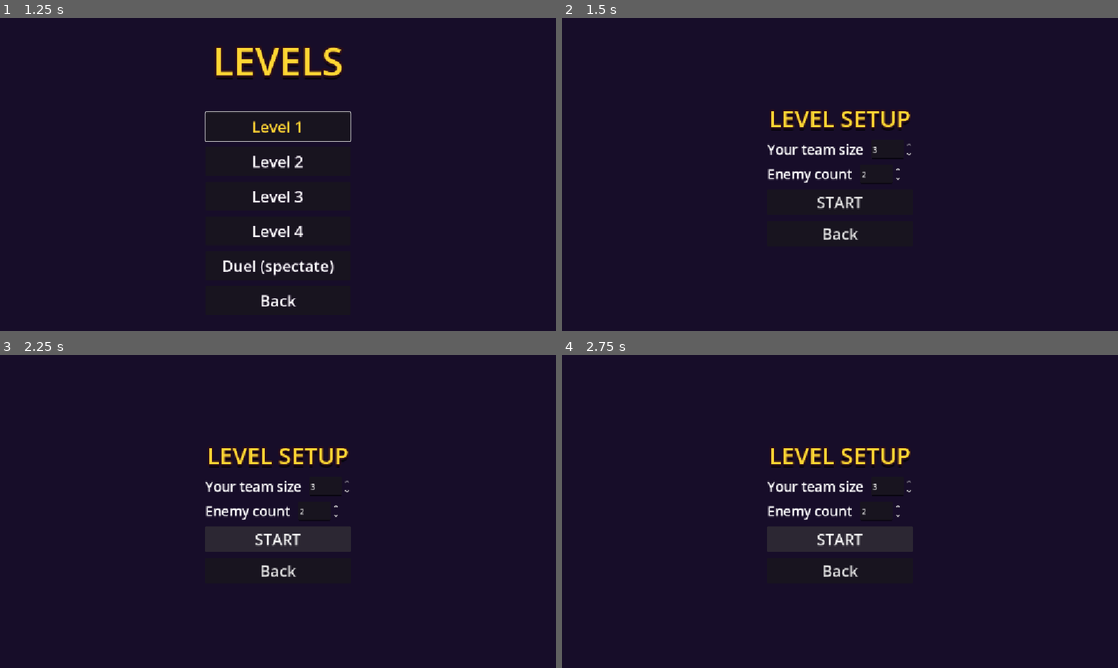
Above: before the commit, frames 1-4 (two rows, left to right).
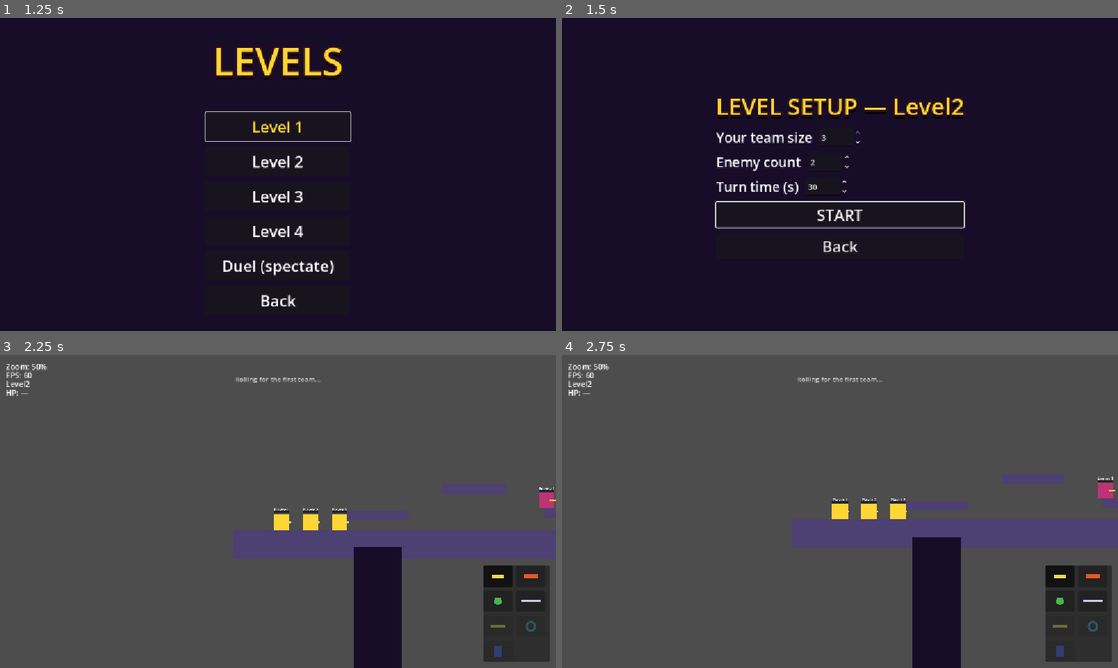
Above: after the commit, the same moments.

Repository: SDVGames-Studio/forms
Game: Godot game, scene res://Main.tscn
The game is run twice, just before and just after one commit, with the same random seed, the same clock (stepped at 60 frames per second) and the same inputs.
Inputs:
- Up to frame 1 (1.25 s): click "New game" at 0.5 s
- Up to frame 2 (1.5 s): click "Level 2" at 1.25 s
- Up to frame 3 (2.25 s): click "START" at 2 s
- Up to frame 4 (2.75 s): no input

Frame 1 is identical in both runs. In frame 2, 4.4% of the frame differs, in the area x 27-73%, y 25-76%; in frame 3, 95%, in the area x 0-100%, y 0-100%; in frame 4, 95%.
Error before the commit: Invalid access to property or key 'value_changed' on a base object of type 'null instance'. (res://LevelConfigMenu.gd:20)

Commit message:
fix(config): add missing TurnTimeSpinBox to level config menu (#200)
PR #192 added the turn-time setting to LevelConfigMenu.gd, but the
scene never got the TurnTimeSpinBox node: %TurnTimeSpinBox resolved
to null, _ready crashed before connecting the Start button, and
pressing Start did nothing — levels could not be opened. Adds the
row (5..120 s, default 30) so the menu loads and Start works again.

Diff:
--- a/LevelConfigMenu.tscn
+++ b/LevelConfigMenu.tscn
@@ -73,6 +73,23 @@
 max_value = 3.0
 value = 2.0
 
+[node name="TurnTimeRow" type="HBoxContainer" parent="Menu/Rows"]
+layout_mode = 2
+theme_override_constants/separation = 16
+
+[node name="TurnTimeLabel" type="Label" parent="Menu/Rows/TurnTimeRow"]
+layout_mode = 2
+theme_override_font_sizes/font_size = 28
+text = "Turn time (s)"
+
+[node name="TurnTimeSpinBox" type="SpinBox" parent="Menu/Rows/TurnTimeRow"]
+unique_name_in_owner = true
+layout_mode = 2
+theme_override_font_sizes/font_size = 28
+min_value = 5.0
+max_value = 120.0
+value = 30.0
+
 [node name="StartButton" type="Button" parent="Menu/Rows"]
 unique_name_in_owner = true
 layout_mode = 2
